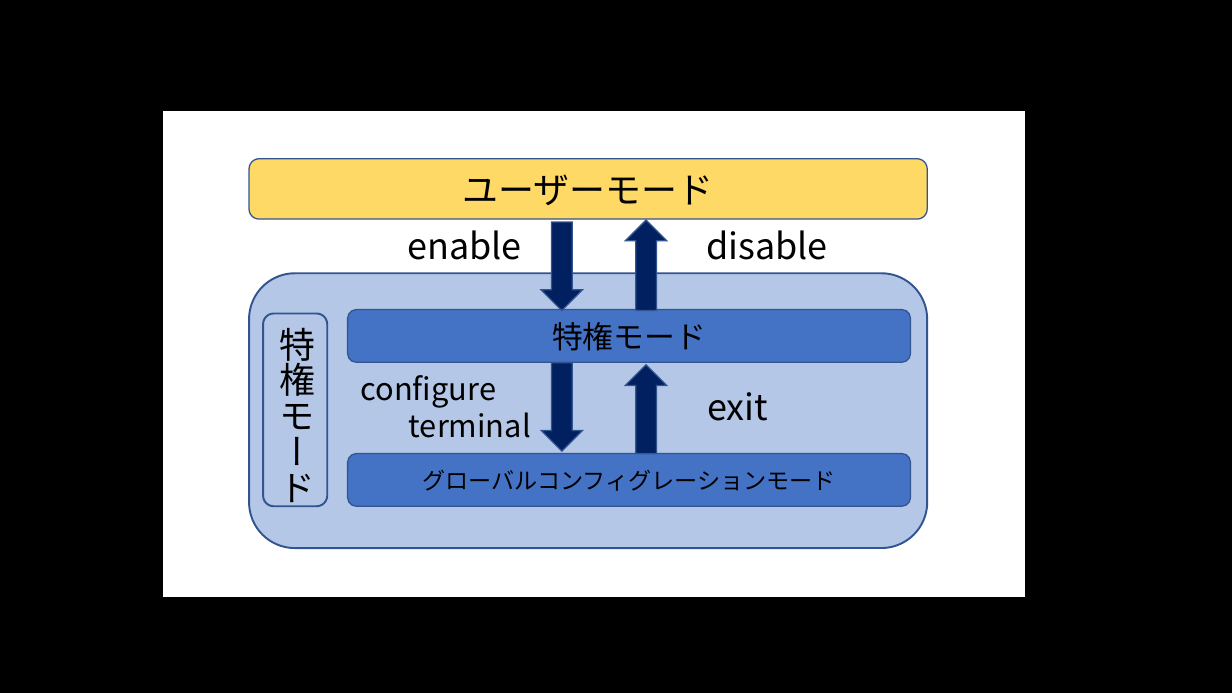
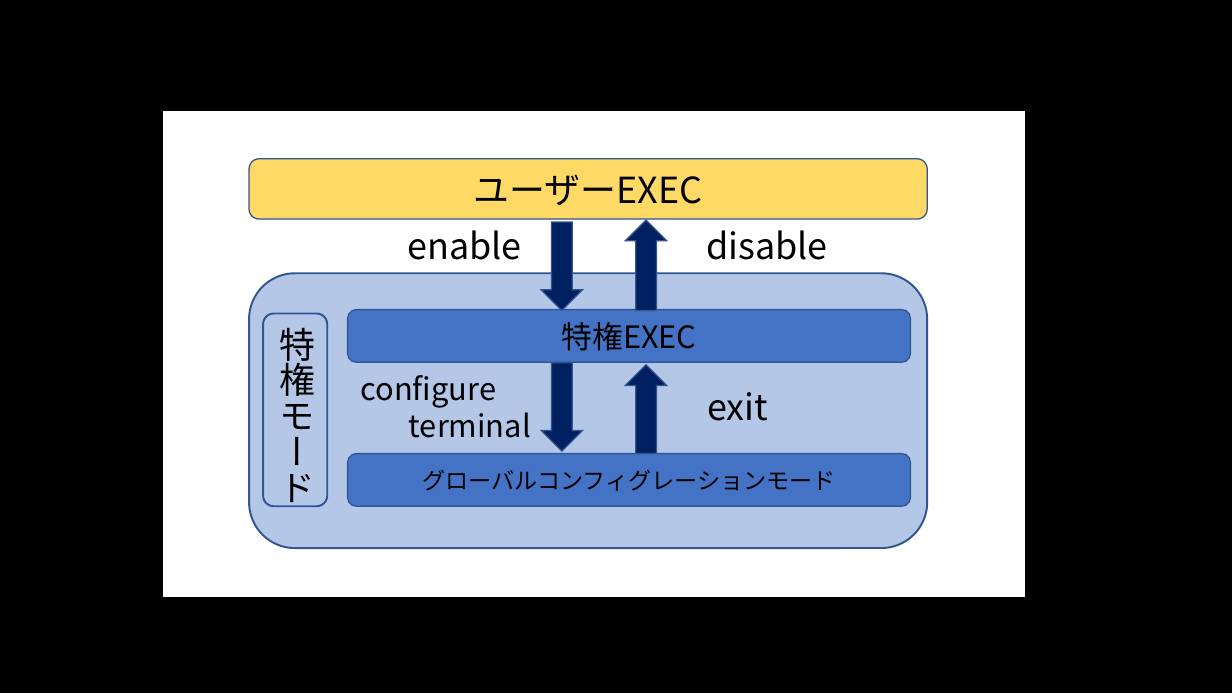
Before and after one commit to siberiy4/KNTW_Advance-Doc, a slide deck: slide 1 of プレゼンテーション1.pptx. Drawn at 1232x693 pixels with LibreOffice and Linux fonts; fonts in the diff are those of the drawing. Boxes give left, top, right and bottom in pixels: in the first picture for what was removed or moved away, otherwise in the second. Text is boxed around its words. In the diff, an @@ line names an element or a change of style, - is before the commit and + after.

```diff
--- a/プレゼンテーション1.pptx
+++ b/プレゼンテーション1.pptx
@@ text in rounded rectangle at [474,174,703,205]: text changed @@
-ユーザーモード
+ユーザーEXEC
@@ text in rounded rectangle at [561,322,696,351]: text changed @@
-特権モード
+特権EXEC
```
Also in this commit, not shown: 1 other slide changed, 2 slides added, 1 slide removed, 3 other files.
